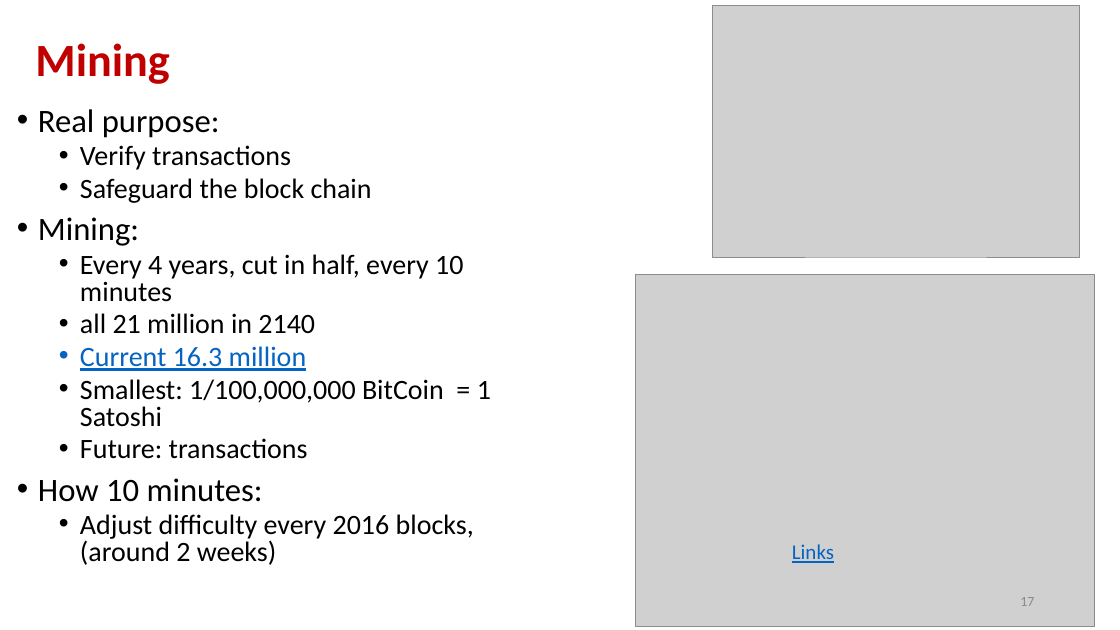
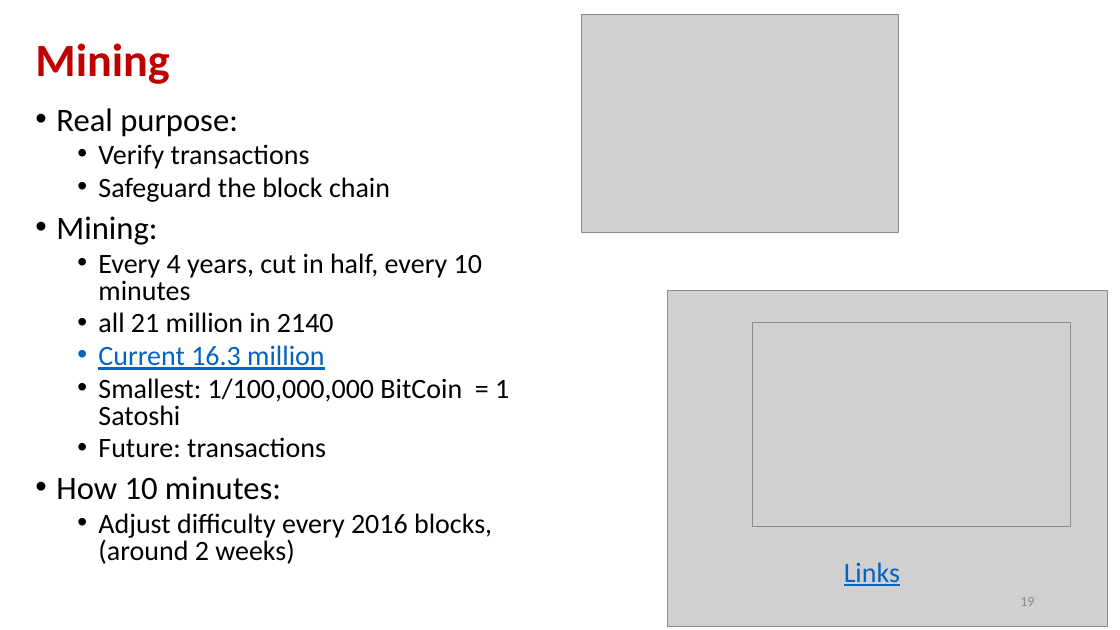
Before and after one commit to andyplusplus/blockchain, a slide deck: slide 19 of How Bitcoin Works Under the Hood.pptx (slide 17 before the commit). Drawn at 1120x630 pixels with LibreOffice and Linux fonts; fonts in the diff are those of the drawing; grey boxes stand for pictures. Boxes give left, top, right and bottom in pixels: in the first picture for what was removed or moved away, otherwise in the second. Text is boxed around its words. In the diff, an @@ line names an element or a change of style, - is before the commit and + after.

```diff
--- a/How Bitcoin Works Under the Hood.pptx
+++ b/How Bitcoin Works Under the Hood.pptx
@@ picture: place and size @@
-picture at (712, 6, 1079, 257)
+picture at (581, 14, 899, 232)
@@ text "Real purpose:": place and size @@
-text "Real purpose:" at (38, 109, 491, 565)
+text "Real purpose:" at (56, 108, 509, 564)
@@ picture: place and size @@
-picture at (635, 275, 1095, 627)
+picture at (667, 290, 1107, 627)
@@ picture added at (752, 323, 1070, 526) @@
@@ text "Links": place and size @@
-text "Links" at (792, 544, 834, 563)
+text "Links" at (844, 562, 900, 586)
@@ text "Links" at (844, 562, 900, 586): size 18 to 24 pt @@
@@ page number at (1020, 597, 1034, 606): text changed @@
-17
+19
```
Also in this commit, not shown: 5 other slides changed, 5 slides added, 3 slides removed, 6 other files.
